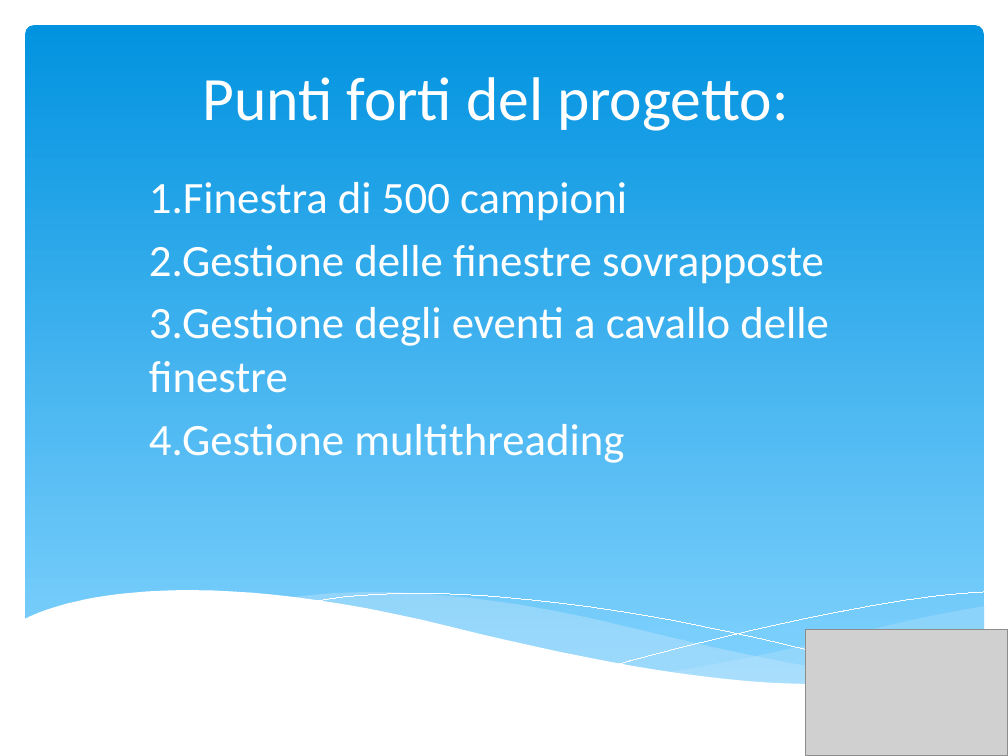
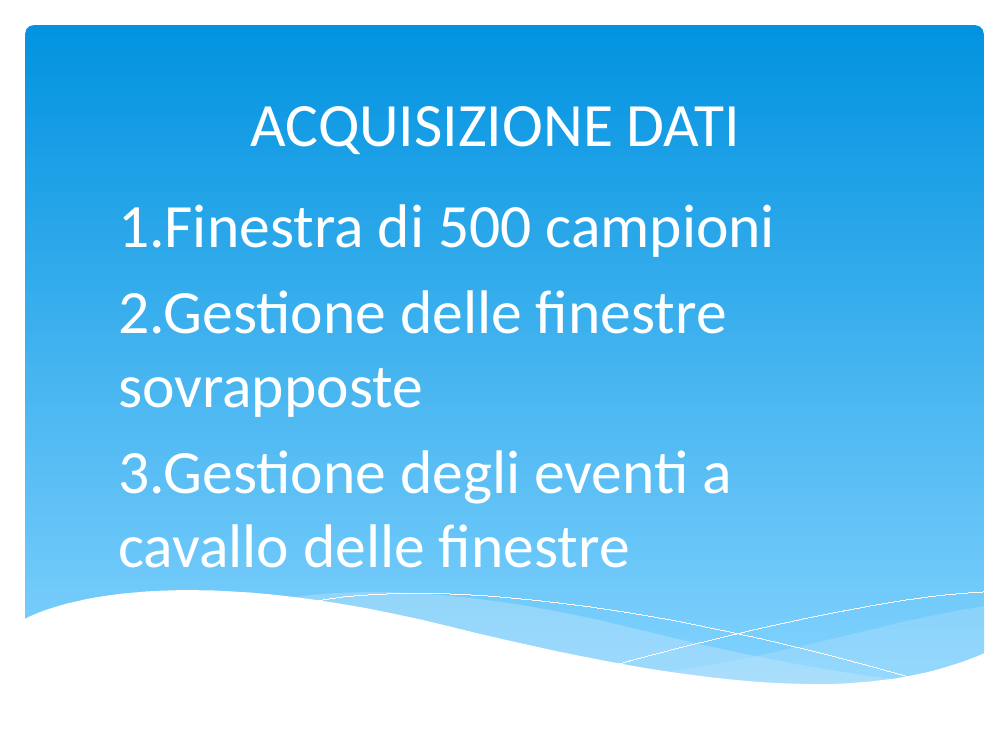
Before and after one commit to Nerdologi/Progetti-CSharp, a slide deck: slide 2 of Esame/presentazione.pptx. Drawn at 1008x756 pixels with LibreOffice and Linux fonts; fonts in the diff are those of the drawing; grey boxes stand for pictures. Boxes give left, top, right and bottom in pixels: in the first picture for what was removed or moved away, otherwise in the second. Text is boxed around its words. In the diff, an @@ line names an element or a change of style, - is before the commit and + after.

```diff
--- a/Esame/presentazione.pptx
+++ b/Esame/presentazione.pptx
@@ title removed at [202, 77, 789, 131] @@
-Punti forti del progetto:
@@ title added at [251, 106, 740, 154], 44 pt, text #FFFFFF @@
+ACQUISIZIONE DATI
@@ subtitle "1.Finestra di 500 campioni": place and size @@
-subtitle "1.Finestra di 500 campioni" at [149, 182, 829, 463]
+subtitle "1.Finestra di 500 campioni" at [118, 204, 776, 568]
@@ subtitle "1.Finestra di 500 campioni" at [118, 204, 776, 568]: size 32 to 44 pt; more space between paragraphs @@
@@ subtitle at [149, 424, 624, 463]: paragraph removed @@
-4.Gestione multithreading
@@ picture removed at [805, 630, 1008, 756] @@
```
Also in this commit, not shown: 4 other slides changed, 3 slides added, 1 other file.
